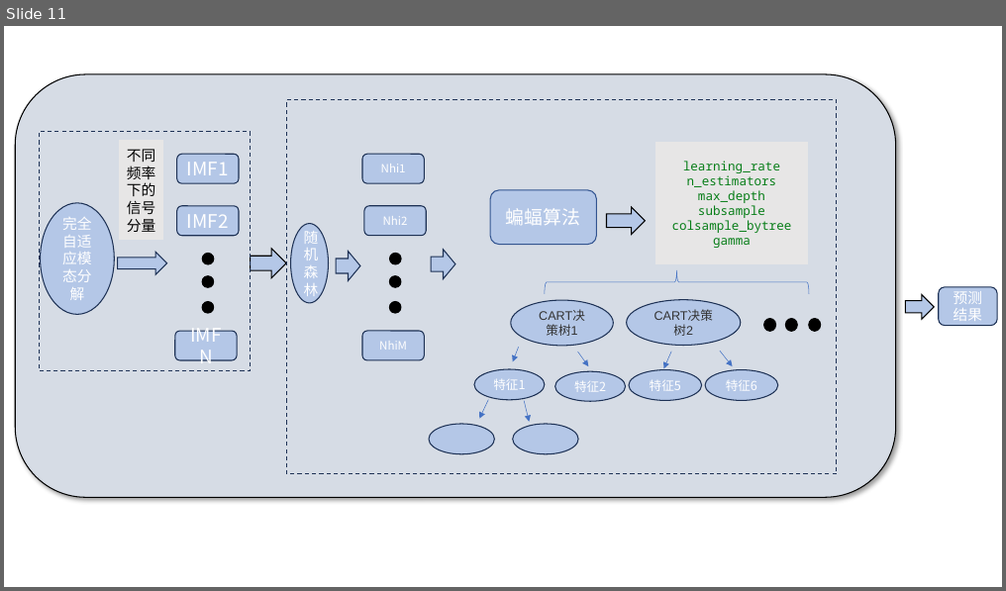
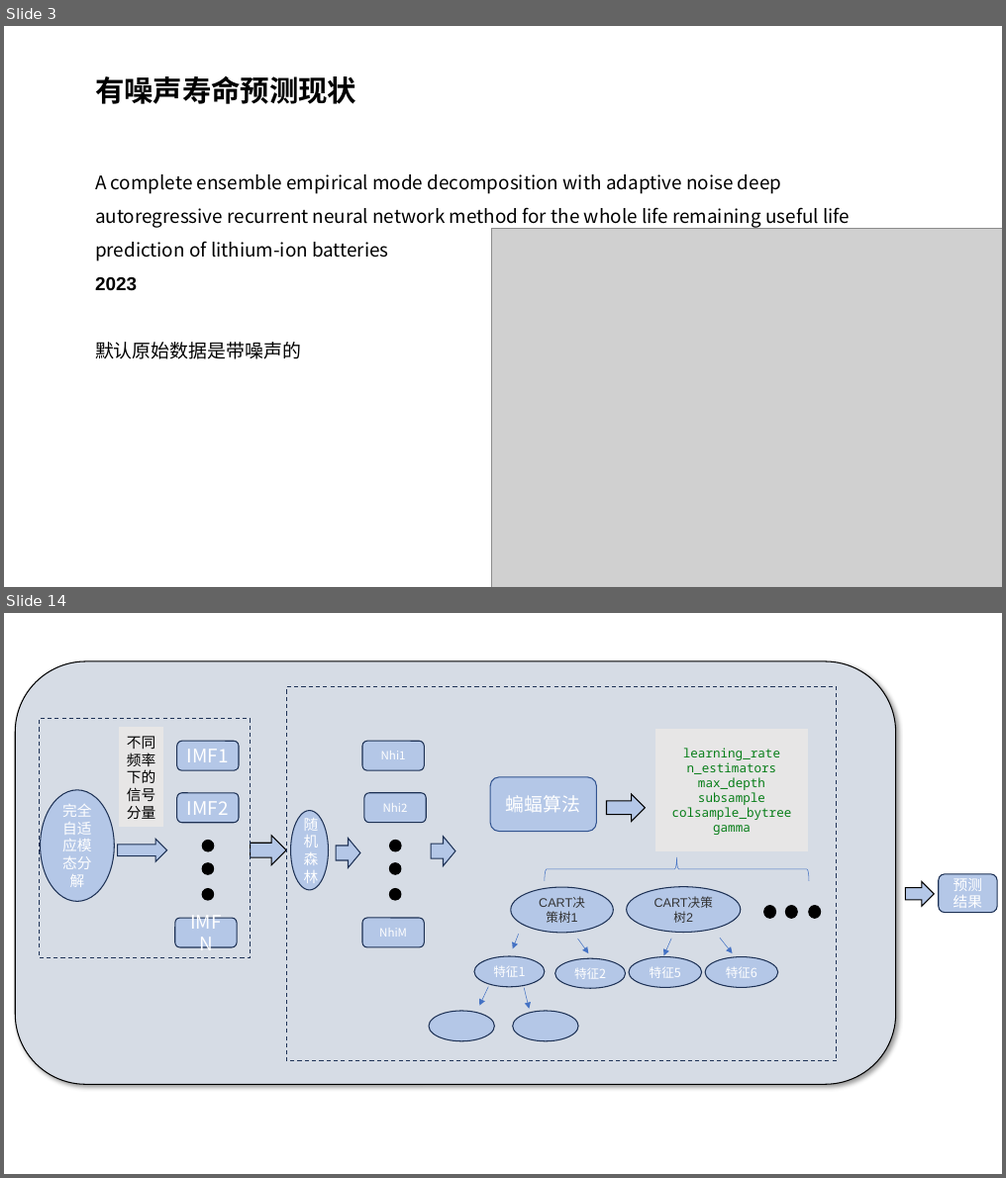
Before and after one commit to lucking666/sys, a slide deck: 卢老师论文汇报/1115汇报.pptx. Shown one above the other, each under a label of ours: slide 11 before the commit, slides 3 and 14 after it; the slides between them are not shown. The pictures are 1006x591 and 1006x1178 pixels, drawn with LibreOffice and Linux fonts; fonts in the diff are those of the drawing; grey boxes stand for pictures. Boxes give left, top, right and bottom in pixels: in the first picture for what was removed or moved away, otherwise in the second. Text is boxed around its words. In the diff, an @@ line names an element or a change of style, - is before the commit and + after.

```diff
--- a/卢老师论文汇报/1115汇报.pptx
+++ b/卢老师论文汇报/1115汇报.pptx
@@ slide 3 added at <box>4,26,1002,587</box>, background #FFFFFF @@
@@ text added at <box>95,76,849,360</box>, 18 pt, text #000000 @@
+有噪声寿命预测现状
+A complete ensemble empirical mode decomposition with adaptive noise deep autoregressive recurrent neural network method for the whole life remaining useful life prediction of lithium‑ion batteries
+2023
+默认原始数据是带噪声的
@@ picture added at <box>491,229,1002,587</box> @@
@@ what was slide 11 is now slide 14 @@
```
Also in this commit, not shown: 7 other slides added, 5 slides removed, 33 other files.
